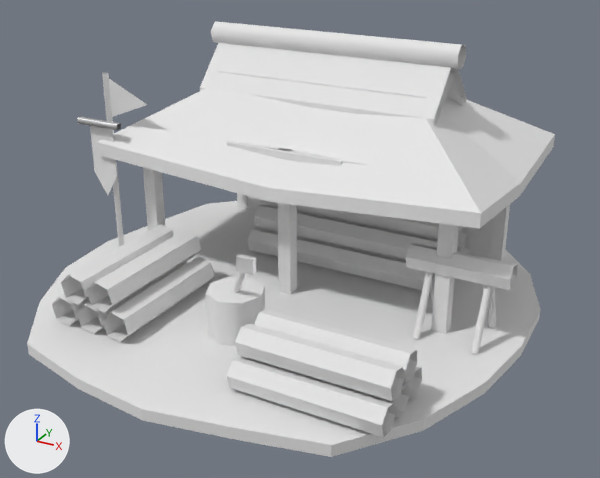
Renders of the glTF model sample_project/assets/3d/buildings/japanese/lumber_camp.glb from each side of a commit.
Rendered twice from a 50 mm lens placed at (2.75, -4.86, 2.92), pointed at (0.12, -0.09, 0.54). Lighting does not change. The marker at lower left points along +X, +Y and +Z. The first picture is the older version. Vertices at exactly the same position are counted once.

Objects in the first picture: 'japanese_lumber_camp'.
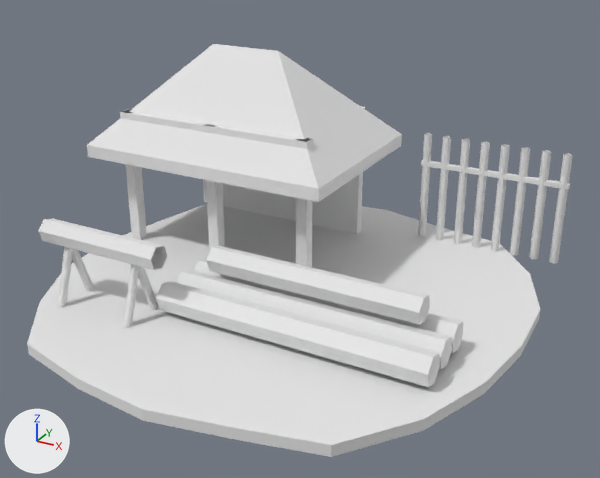
What changed in the scene script:
```text
Change me_japanese_lumber_camp:
    remove me_japanese_lumber_camp.from_pydata(...)  # 500 vertices, 562 faces; spans x -1.78..1.74, y -1.77..1.8, z 0.0..1.88
    add me_japanese_lumber_camp.from_pydata(...)  # 263 vertices, 334 faces; spans x -1.85..1.74, y -1.77..1.8, z 0.0..1.68
    me_japanese_lumber_camp part 1: the loose piece of 8 vertices spanning x -0.05..0.05, y -0.1..0.0, z 0.08..1.18 is moved by (-1.6, 0.25, 0.0)
    me_japanese_lumber_camp part 2: the loose piece of 8 vertices spanning x -0.05..0.05, y 1.2..1.3, z 0.08..1.18 is moved by (-0.8, -1.05, 0.0)
    me_japanese_lumber_camp part 3: the loose piece of 8 vertices spanning x -0.45..0.45, y -0.12..-0.09, z 1.08..1.18 is scaled about its middle by (0.1, 3, 11), then moved by (0.0, 0.31, -0.5), in mat_pe_wooddark (white #e7e7e7)
    me_japanese_lumber_camp part 4: the loose piece of 8 vertices spanning x -1.2..1.2, y 1.22..1.28, z 0.08..1.07 is scaled about its middle by (0.667, 1.14, 1.11), then moved by (-0.8, -0.05, 0.05)
    me_japanese_lumber_camp part 5: the loose piece of 8 vertices spanning x -0.84..0.84, y 0.37..0.83, z 1.41..1.55 is scaled about its middle by (1.01, 0.214, 0.714), then moved by (-0.8, -0.4, -0.35)
    me_japanese_lumber_camp part 6: the loose piece of 8 vertices spanning x 1.08..1.12, y -0.27..-0.03, z 0.07..0.54 is scaled about its middle by (1, 0.76, 1), then moved by (-2.4, -0.82, 0.0)
    me_japanese_lumber_camp part 7: the loose piece of 8 vertices spanning x 1.08..1.12, y -0.07..0.17, z 0.07..0.54 is scaled about its middle by (1, 0.76, 1), then moved by (-2.4, -0.87, 0.0)
    me_japanese_lumber_camp part 8: the loose piece of 8 vertices spanning x 1.48..1.52, y -0.27..-0.03, z 0.07..0.54 is scaled about its middle by (1, 0.76, 1), then moved by (-2.2, -0.82, 0.0)
    me_japanese_lumber_camp part 9: the loose piece of 8 vertices spanning x 1.48..1.52, y -0.07..0.17, z 0.07..0.54 is scaled about its middle by (1, 0.76, 1), then moved by (-2.2, -0.87, 0.0)
    me_japanese_lumber_camp part 10: the loose piece of 8 vertices spanning x 0.14..0.26, y -0.94..-0.9, z 0.65..0.75 is scaled about its middle by (5.33, 0.75, 0.8), then moved by (-1.0, 1.1, 0.33), in mat_team_trim (white #e7e7e7)
    me_japanese_lumber_camp part 11: a new loose piece, a 6-sided cylinder along x spanning x -0.6..1.4, y -0.41..-0.19, z 0.09..0.31, in mat_pe_beam (white #e7e7e7)
    me_japanese_lumber_camp part 12: a new loose piece, a 6-sided cylinder along x spanning x -0.6..1.4, y -0.63..-0.41, z 0.09..0.31, in mat_pe_beam (white #e7e7e7)
    me_japanese_lumber_camp part 13: a new loose piece, a 6-sided cylinder along x spanning x -0.6..1.4, y -0.85..-0.63, z 0.09..0.31, in mat_pe_beam (white #e7e7e7)
    me_japanese_lumber_camp part 14: a new loose piece, a 6-sided cylinder along x spanning x -0.4..1.2, y -0.51..-0.31, z 0.3..0.5, in mat_pe_beam (white #e7e7e7)
    me_japanese_lumber_camp part 15: the loose piece of 12 vertices spanning x 0.35..1.35, y -1.09..-0.9, z 0.26..0.45 is scaled about its middle by (1, 0.9, 0.9), then moved by (-1.85, 0.1, 0.22)
    me_japanese_lumber_camp part 16: the loose piece of 8 vertices spanning x -1.48..-1.42, y -0.23..-0.17, z 0.08..1.58 is scaled about its middle by (1.17, 1.17, 0.6), then moved by (1.95, 1.6, -0.3), in mat_pe_cropgreen (white #e7e7e7)
    me_japanese_lumber_camp part 17: the loose piece of 8 vertices spanning x -0.05..0.05, y 1.2..1.3, z 0.08..1.18 is copied, and the copy is scaled about its middle by (12, 0.4, 0.0364), then moved by (1.06, 0.15, 0.1), in mat_pe_woodlight (white #e7e7e7); it spans x 0.46..1.66, y 1.38..1.42, z 0.71..0.75
    me_japanese_lumber_camp part 18: the loose piece of 22 vertices spanning x -1.48..1.48, y -0.33..1.53, z 0.83..1.63 is rebuilt with 11 vertices and now spans x -1.85..0.25, y -0.05..1.45, z 0.78..1.68
    me_japanese_lumber_camp part 19: 29 loose pieces with 318 vertices, spanning x -1.64..1.65, y -1.4..1.15, z 0.08..1.88, are deleted
    me_japanese_lumber_camp part 20: 20 vertices removed from x -1.25..1.25, y 1.2..1.3, z 0.08..1.18; 56 vertices added at x 0.62..1.65, y 1.37..1.43, z 0.08..0.98
    remove me_japanese_lumber_camp.materials.append(mat_pe_roofdark)  # white #e7e7e7
    remove me_japanese_lumber_camp.materials.append(mat_pe_plasterwhite)  # white #e7e7e7
    remove me_japanese_lumber_camp.materials.append(mat_pe_iron)  # white #e7e7e7
    remove me_japanese_lumber_camp.materials.append(mat_pe_banner_japanese)  # white #e7e7e7
    remove me_japanese_lumber_camp.materials.append(mat_pe_gold)  # white #e7e7e7
    add me_japanese_lumber_camp.materials.append(mat_pe_thatch)  # white #e7e7e7
    add me_japanese_lumber_camp.materials.append(mat_pe_cropgreen)  # white #e7e7e7
```

Where the change shows, as pixel boxes [x1, y1, x2, y2] in the pictures (600 x 478 px; the box of a moved part takes in the faces that stretch with it):
'japanese_lumber_camp', reshaped: before [27, 21, 555, 457]; after [27, 44, 573, 457]
part 1 of me_japanese_lumber_camp, moved or reshaped: before [278, 148, 297, 294]; after [122, 111, 147, 240]
part 2 of me_japanese_lumber_camp, moved or reshaped (not visible before): after [205, 124, 225, 253]
part 3 of me_japanese_lumber_camp, moved or reshaped: before [227, 141, 342, 166]; after [296, 138, 312, 267]
part 4 of me_japanese_lumber_camp, moved or reshaped (mostly hidden before): before [247, 196, 493, 258]; after [203, 106, 365, 234]
part 5 of me_japanese_lumber_camp, moved or reshaped (mostly hidden before): before [218, 71, 447, 99]; after [120, 109, 314, 149]
part 6 of me_japanese_lumber_camp, moved or reshaped: before [412, 272, 434, 339]; after [57, 247, 73, 307]
part 7 of me_japanese_lumber_camp, moved or reshaped (mostly hidden before): before [430, 273, 435, 308]; after [72, 249, 94, 291]
part 8 of me_japanese_lumber_camp, moved or reshaped: before [470, 285, 492, 355]; after [123, 264, 139, 327]
part 9 of me_japanese_lumber_camp, moved or reshaped: before [488, 286, 496, 329]; after [138, 266, 158, 310]
part 10 of me_japanese_lumber_camp, moved or reshaped (not visible afterwards): before [236, 254, 256, 275]
part 11 of me_japanese_lumber_camp, added: after [194, 258, 463, 353]
part 12 of me_japanese_lumber_camp, added: after [176, 270, 452, 370]
part 13 of me_japanese_lumber_camp, added: after [156, 281, 440, 387]
part 14 of me_japanese_lumber_camp, added: after [207, 246, 430, 324]
part 15 of me_japanese_lumber_camp, moved or reshaped: before [254, 310, 418, 383]; after [39, 219, 167, 270]
part 16 of me_japanese_lumber_camp, moved or reshaped: before [102, 73, 124, 247]; after [418, 133, 432, 237]
part 17 of me_japanese_lumber_camp, added: after [421, 160, 570, 190]
part 18 of me_japanese_lumber_camp, rebuilt: before [97, 88, 555, 229]; after [87, 44, 402, 202]
part 19 of me_japanese_lumber_camp, deleted: before [52, 21, 517, 437]
part 20 of me_japanese_lumber_camp, reshaped: before [237, 193, 510, 261]; after [436, 136, 573, 264]
